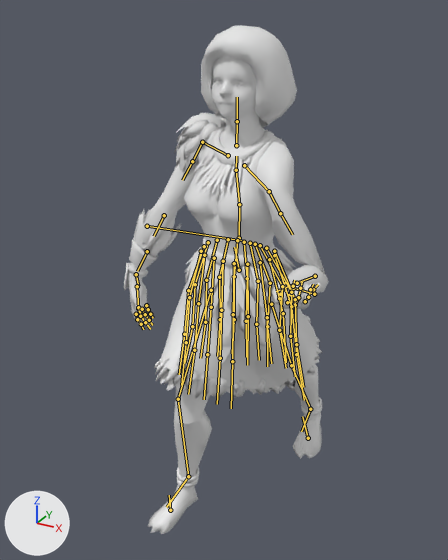
An edit to the glTF model assets_dev/worlds/mm6/models/mm6_natf.glb, drawn before and after from the same camera.
The view is the same before and after, from a 50 mm lens placed at (0.817, -1.588, 1.64), pointed at (-0.061, 0.009, 0.841). Every picture has the same lights, and +X, +Y and +Z are marked at lower left. The picture after the commit comes second. Both versions are drawn at frame 13 of the action 'Running'; the numbers are the values there. The bones that change, and the others that lie on the model, are drawn over the model as lines.

Objects in the first picture: 'Natf'.
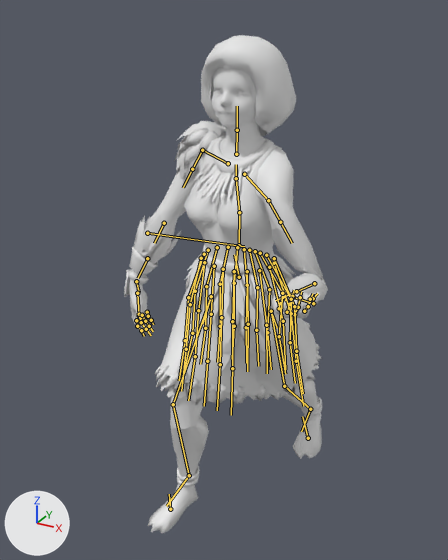
Boxes (x1, y1, x2, y2) around the edits, measured in the pictures (448 x 560 px):
'Natf', posed
    before: (124, 25, 329, 534)
    after: (124, 35, 328, 533)
bone 'B_Pelvis', root to tip
    before: (239, 270) to (234, 247)
    after: (239, 277) to (234, 254)
bone 'B_L_Thigh', root to tip
    before: (271, 304) to (291, 365)
    after: (271, 311) to (284, 386)
bone 'B_L_Calf', root to tip
    before: (291, 365) to (310, 409)
    after: (284, 386) to (310, 409)
bone 'B_R_Thigh', root to tip
    before: (211, 290) to (178, 399)
    after: (211, 296) to (173, 404)
bone 'B_R_Calf', root to tip
    before: (178, 399) to (188, 476)
    after: (173, 404) to (189, 475)
bone 'B_R_Foot', root to tip
    before: (188, 476) to (166, 507)
    after: (189, 475) to (166, 506)

The change in detail:
Bone 'B_Pelvis' (bone_b_pelvis) moves from (0.02, -0.049, -0.011) to (0.028, -0.072, -0.011).
Bone 'B_L_Thigh' (bone_b_l_thigh) turns from (-7, 3, 32) to (-7, 2, 22) degrees about its own x, y and z.
Bone 'B_L_Calf' (bone_b_l_calf) turns from (2, -1, -8) to (2, -1, 14) degrees about its own x, y and z.
Bone 'B_L_Foot' (bone_b_l_foot) turns from (10, 3, 28) to (8, 1, 39) degrees about its own x, y and z.
Bone 'B_R_Thigh' (bone_b_r_thigh) turns from (5, 3, -30) to (4, 4, -36) degrees about its own x, y and z.
Bone 'B_R_Calf' (bone_b_r_calf) turns from (-2, 2, 30) to (-2, 2, 41) degrees about its own x, y and z.
Bone 'B_R_Foot' (bone_b_r_foot) turns from (-13, -8, 4) to (-12, -6, 9) degrees about its own x, y and z.
